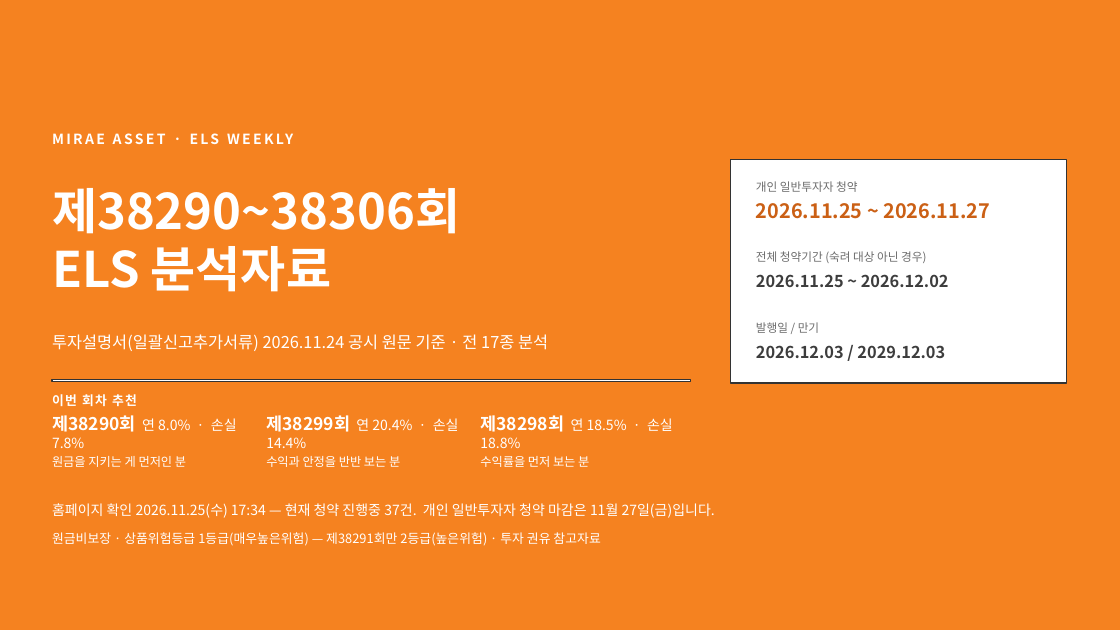
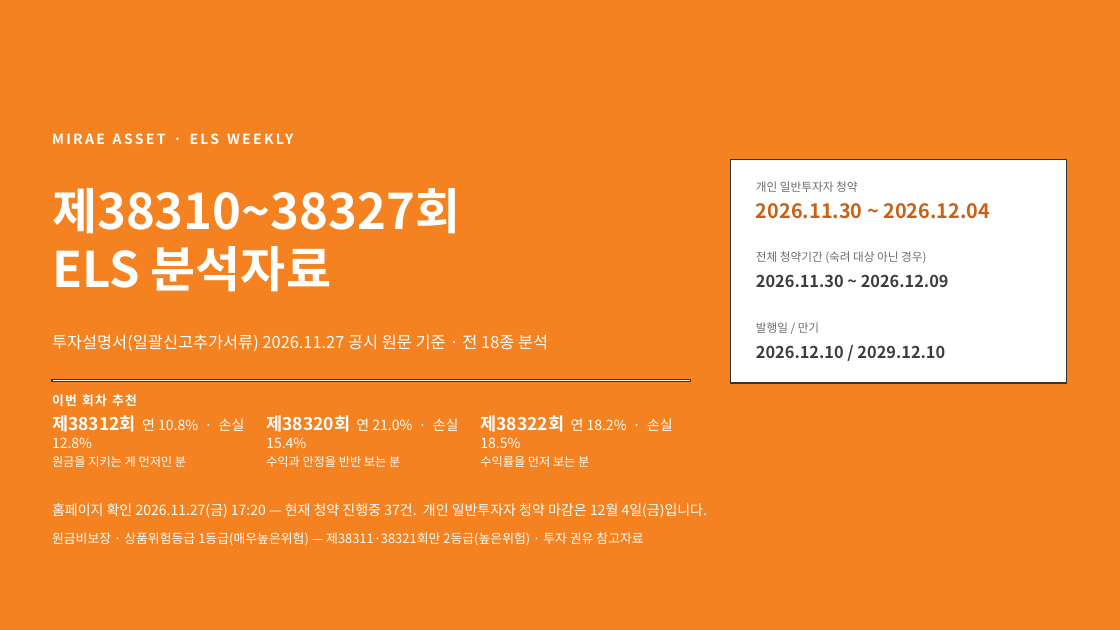
Before and after one commit to hanaroline/work_1, a slide deck: slide 1 of els-analysis-deck.pptx. Drawn at 1120x630 pixels with LibreOffice and Linux fonts; fonts in the diff are those of the drawing. Boxes give left, top, right and bottom in pixels: in the first picture for what was removed or moved away, otherwise in the second. Text is boxed around its words. In the diff, an @@ line names an element or a change of style, - is before the commit and + after.

```diff
--- a/els-analysis-deck.pptx
+++ b/els-analysis-deck.pptx
@@ text at <box>52,188,460,234</box>: text changed @@
-제38290~38306회
+제38310~38327회
@@ text at <box>756,203,990,219</box>: text changed @@
-2026.11.25 ~ 2026.11.27
+2026.11.30 ~ 2026.12.04
@@ text at <box>756,274,949,287</box>: text changed @@
-2026.11.25 ~ 2026.12.02
+2026.11.30 ~ 2026.12.09
@@ text at <box>52,334,548,351</box>: text changed @@
-투자설명서(일괄신고추가서류) 2026.11.24 공시 원문 기준 · 전 17종 분석
+투자설명서(일괄신고추가서류) 2026.11.27 공시 원문 기준 · 전 18종 분석
@@ text at <box>756,345,945,358</box>: text changed @@
-2026.12.03 / 2029.12.03
+2026.12.10 / 2029.12.10
@@ text at <box>52,415,245,432</box>: text changed @@
-제38290회 연 8.0% · 손실 7.8%
+제38312회 연 10.8% · 손실 12.8%
@@ text at <box>266,415,459,432</box>: text changed @@
-제38299회 연 20.4% · 손실 14.4%
+제38320회 연 21.0% · 손실 15.4%
@@ text at <box>480,415,673,432</box>: text changed @@
-제38298회 연 18.5% · 손실 18.8%
+제38322회 연 18.2% · 손실 18.5%
@@ text at <box>52,503,707,518</box>: text changed @@
-홈페이지 확인 2026.11.25(수) 17:34 — 현재 청약 진행중 37건. 개인 일반투자자 청약 마감은 11월 27일(금)입니다.
+홈페이지 확인 2026.11.27(금) 17:20 — 현재 청약 진행중 37건. 개인 일반투자자 청약 마감은 12월 4일(금)입니다.
@@ text at <box>52,532,643,546</box>: text changed @@
-원금비보장 · 상품위험등급 1등급(매우높은위험) — 제38291회만 2등급(높은위험) · 투자 권유 참고자료
+원금비보장 · 상품위험등급 1등급(매우높은위험) — 제38311·38321회만 2등급(높은위험) · 투자 권유 참고자료
```
Also in this commit, not shown: 15 other slides changed, 20 other files.
